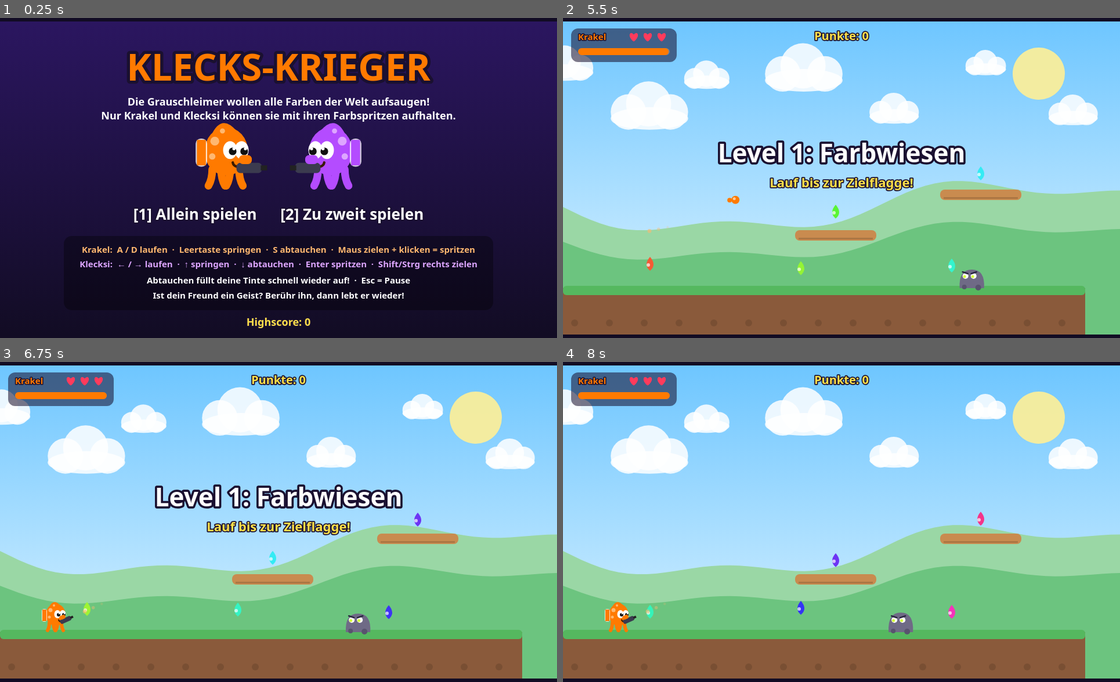
Above: before the commit, frames 1-4 (two rows, left to right).
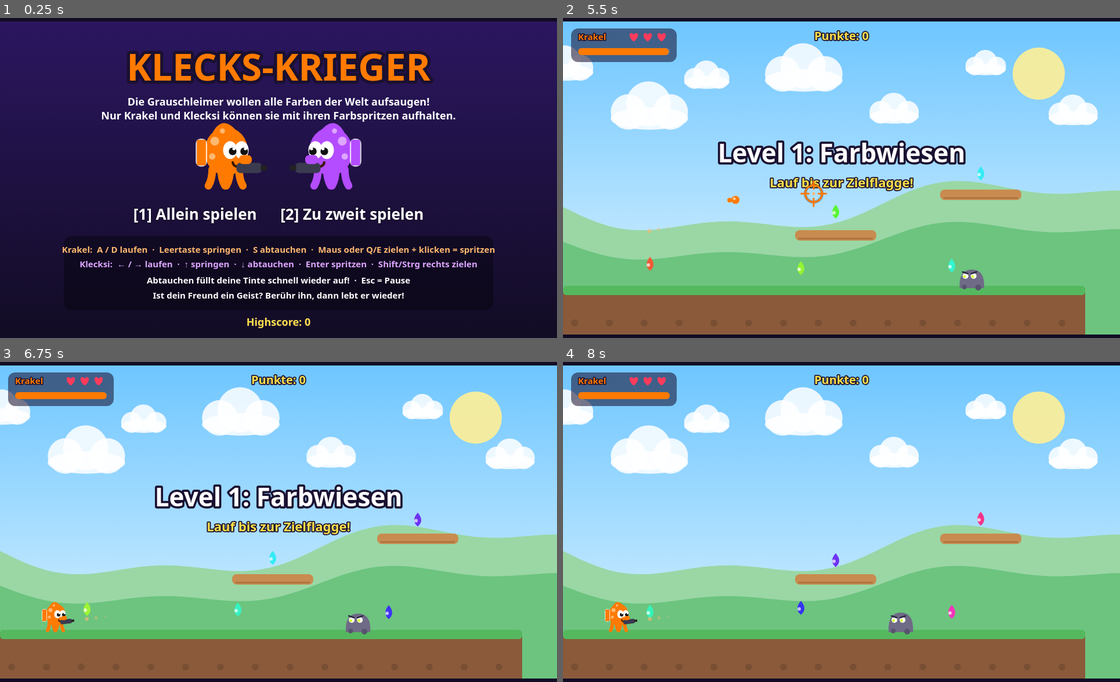
Above: after the commit, the same moments.

Repository: daBONDi/sakul-gamedev
Game: browser game, page spiele/klecks-krieger/index.html
The game is run twice, just before and just after one commit, with the same random seed, the same clock (stepped at 60 frames per second) and the same inputs.
Inputs (mouse positions are in pixels of both pictures, inside the frame that each line leads up to):
- Up to frame 1 (0.25 s): no input
- Up to frame 2 (5.5 s): click (841, 178) at 0.27 s; tap one key every 0.75 s from 1.52 s: A D W S 1 Enter; right-click (813, 194) at 3.33 s
- Up to frame 3 (6.75 s): tap Q at 6.02 s; right-click (250, 538) at 6.33 s
- Up to frame 4 (8 s): tap P at 6.77 s; tap Escape at 7.52 s

The runs differ from the first frame. In frame 1, 0.9% of the frame differs, in the area x 11-89%, y 71-74%; in frame 2, 0.1%; in frame 3, less than 0.1%; in frame 4, less than 0.1%.

Commit message:
Auto-Save 2026-11-12 20:52

Diff:
--- a/spiele/klecks-krieger/spiel.js
+++ b/spiele/klecks-krieger/spiel.js
@@ -37,9 +37,9 @@
 });
 addEventListener('contextmenu', e => e.preventDefault());
 
-// Spieler 1: A/D + Leertaste/W springen + Maus spritzen, Spieler 2: Pfeiltasten + Enter
+// Spieler 1: A/D + Leertaste/W springen + Maus (oder Q/E) zielen + Maus spritzen, Spieler 2: Pfeiltasten + Enter
 const CTRL = [
-  { left: ['KeyA'], right: ['KeyD'], jump: ['KeyW', 'Space'], dive: ['KeyS'], shoot: ['Mouse'], aimUp: [], aimDown: [] },
+  { left: ['KeyA'], right: ['KeyD'], jump: ['KeyW', 'Space'], dive: ['KeyS'], shoot: ['Mouse'], aimUp: ['KeyQ'], aimDown: ['KeyE'] },
   { left: ['ArrowLeft'], right: ['ArrowRight'], jump: ['ArrowUp'], dive: ['ArrowDown'], shoot: ['Enter', 'NumpadEnter'],
     aimUp: ['ShiftRight'], aimDown: ['ControlRight'] },
 ];
@@ -1257,7 +1257,7 @@
   const blink = Math.floor(t * 2) % 2 ? '#ffe04a' : '#fff';
   text('[1] Allein spielen      [2] Zu zweit spielen', W / 2, 335, 26, blink);
   ctx.fillStyle = 'rgba(0,0,0,0.35)'; ctx.beginPath(); ctx.roundRect(110, 370, W - 220, 128, 14); ctx.fill();
-  text('Krakel:  A / D laufen  ·  Leertaste springen  ·  S abtauchen  ·  Maus zielen + klicken = spritzen', W / 2, 395, 15, '#ffb870', 'center', false);
+  text('Krakel:  A / D laufen  ·  Leertaste springen  ·  S abtauchen  ·  Maus oder Q/E zielen + klicken = spritzen', W / 2, 395, 15, '#ffb870', 'center', false);
   text('Klecksi:  ← / → laufen  ·  ↑ springen  ·  ↓ abtauchen  ·  Enter spritzen  ·  Shift/Strg rechts zielen', W / 2, 420, 15, '#dda6ff', 'center', false);
   text('Abtauchen füllt deine Tinte schnell wieder auf!  ·  Esc = Pause', W / 2, 448, 15, '#fff', 'center', false);
   text('Ist dein Freund ein Geist? Berühr ihn, dann lebt er wieder!', W / 2, 474, 15, '#fff', 'center', false);
@@ -1387,6 +1387,7 @@
   drawShots();
   ctx.restore();
   drawHUD(st);
+  drawCrosshair();
 
   if (paused) {
     ctx.fillStyle = 'rgba(0,0,0,0.5)'; ctx.fillRect(0, 0, W, H);
@@ -1410,6 +1411,28 @@
     text('Punkte: ' + score + '    Highscore: ' + highscore, W / 2, H / 2 + 30, 24, '#ff7a00');
     text('Enter = zur Weltkarte', W / 2, H / 2 + 80, 18, '#fff');
   }
+}
+
+// Fadenkreuz: zeigt, wohin Krakel mit der Maus zielt
+function drawCrosshair() {
+  const p = players[0];
+  const show = state === 'play' && !paused && p && !p.down && p.aimMode === 'mouse';
+  cv.style.cursor = show ? 'none' : 'crosshair';   // echten Mauszeiger verstecken
+  if (!show) return;
+  const x = mouse.x, y = mouse.y, r = 13 + Math.sin(t * 6) * 1.5;   // pulsiert ein bisschen
+  ctx.save();
+  ctx.lineWidth = 5; ctx.strokeStyle = 'rgba(0,0,0,0.35)';   // dunkler Rand, damit man es überall sieht
+  ctx.beginPath(); ctx.arc(x, y, r, 0, Math.PI * 2); ctx.stroke();
+  ctx.lineWidth = 3; ctx.strokeStyle = p.color;
+  ctx.beginPath(); ctx.arc(x, y, r, 0, Math.PI * 2); ctx.stroke();
+  // vier kleine Striche
+  ctx.lineCap = 'round';
+  for (let i = 0; i < 4; i++) {
+    const a = i * Math.PI / 2, c = Math.cos(a), s = Math.sin(a);
+    ctx.beginPath(); ctx.moveTo(x + c * (r - 6), y + s * (r - 6)); ctx.lineTo(x + c * (r + 7), y + s * (r + 7)); ctx.stroke();
+  }
+  ctx.fillStyle = p.light; circle(x, y, 2.5);   // Punkt in der Mitte
+  ctx.restore();
 }
 
 // ---------- Spiel-Schleife ----------
